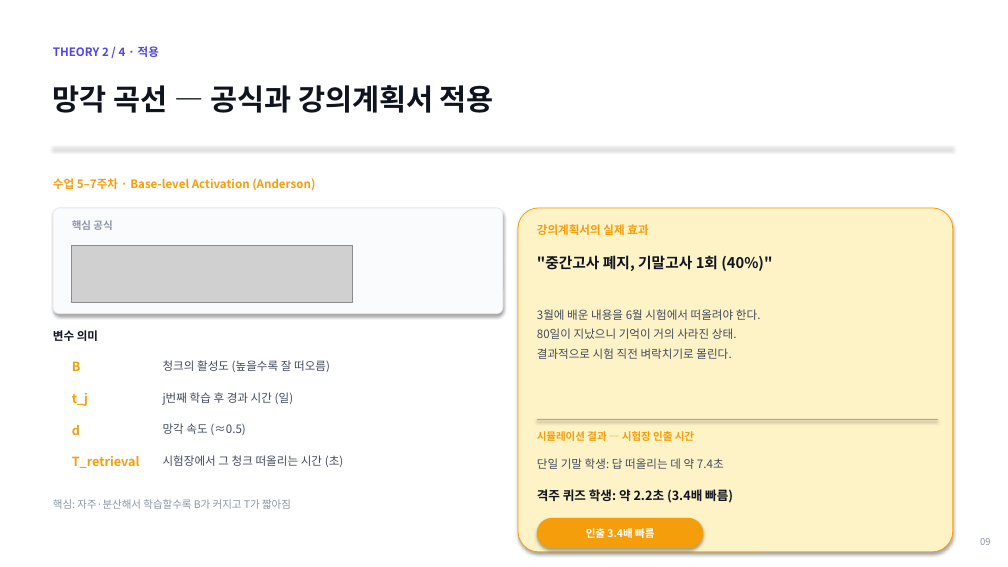
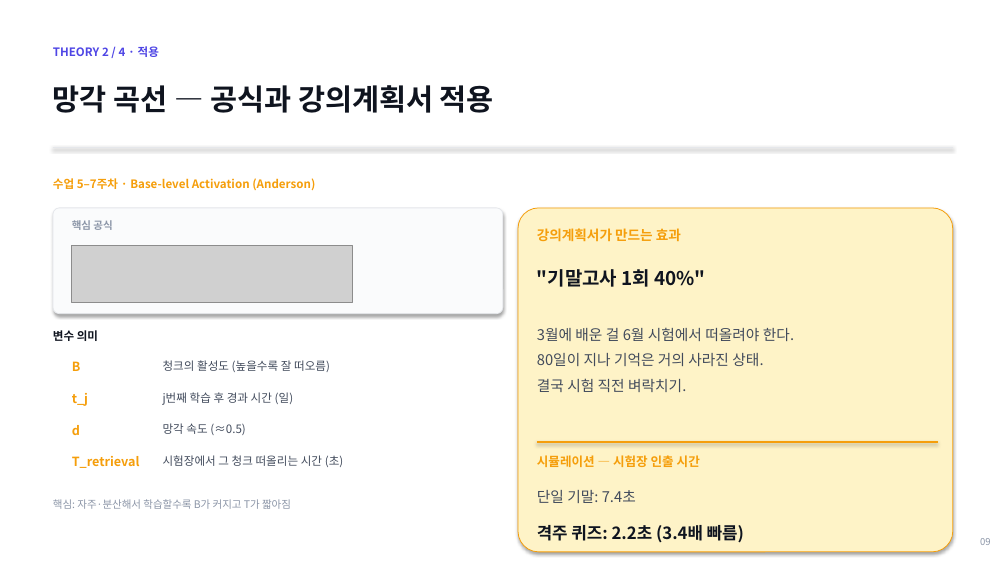
Before and after one commit to lshpy/imen315-syllabus-meta, a slide deck: slide 9 of team_project/kickoff_2026-05-11.pptx. Drawn at 1008x567 pixels with LibreOffice and Linux fonts; fonts in the diff are those of the drawing; grey boxes stand for pictures. Boxes give left, top, right and bottom in pixels: in the first picture for what was removed or moved away, otherwise in the second. Text is boxed around its words. In the diff, an @@ line names an element or a change of style, - is before the commit and + after.

```diff
--- a/team_project/kickoff_2026-05-11.pptx
+++ b/team_project/kickoff_2026-05-11.pptx
@@ text at <box>537,228,681,242</box>: text changed; size 11 to 13 pt @@
-강의계획서의 실제 효과
+강의계획서가 만드는 효과
@@ text at <box>537,269,705,287</box>: text changed; size 14 to 18 pt @@
-"중간고사 폐지, 기말고사 1회 (40%)"
+"기말고사 1회 40%"
@@ text at <box>537,328,794,392</box>: text changed; size 11 to 14 pt @@
-3월에 배운 내용을 6월 시험에서 떠올려야 한다.
-80일이 지났으니 기억이 거의 사라진 상태.
-결과적으로 시험 직전 벼락치기로 몰린다.
+3월에 배운 걸 6월 시험에서 떠올려야 한다.
+80일이 지나 기억은 거의 사라진 상태.
+결국 시험 직전 벼락치기.
@@ line moved from (537, 420) - (938, 420) to (537, 442) - (938, 442) @@
@@ text at <box>537,455,700,467</box>: text changed; size 10 to 12 pt @@
-시뮬레이션 결과 — 시험장 인출 시간
+시뮬레이션 — 시험장 인출 시간
@@ text at <box>537,490,636,503</box>: text changed; size 11 to 14 pt @@
-단일 기말 학생: 답 떠올리는 데 약 7.4초
+단일 기말: 7.4초
@@ text at <box>537,525,744,542</box>: text changed; size 12 to 16 pt @@
-격주 퀴즈 학생: 약 2.2초 (3.4배 빠름)
+격주 퀴즈: 2.2초 (3.4배 빠름)
@@ rounded rectangle removed at <box>537,518,703,548</box> @@
@@ text removed at <box>586,526,654,540</box> @@
-인출 3.4배 빠름
```
Also in this commit, not shown: 3 other slides changed, 1 other file.
